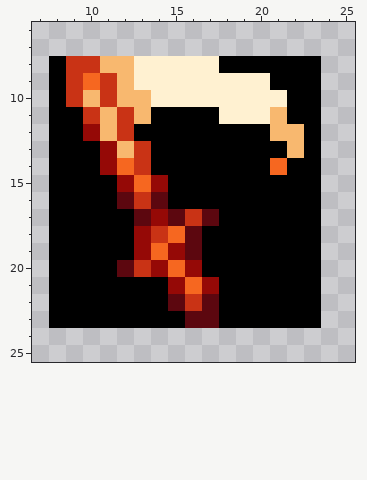
One commit to this pixel-art sprite: src/main/resources/assets/unofficial-monumenta-mod/textures/abilities/flamecaller/volcanic_combos.png. The picture above was drawn from the file before the commit.
The file is 32x32 pixels. Shown: x 7..25, y 6..25.
The result:
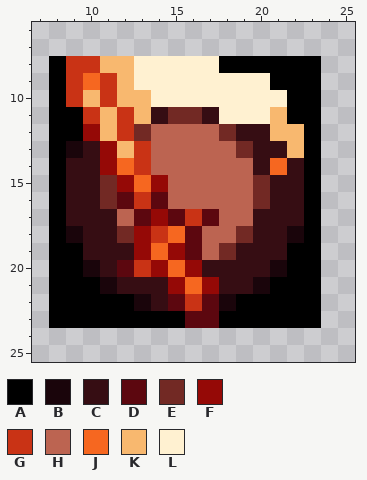
Palette (. is transparent): A #000000  B #1a050b  C #360d13  D #5c070f  E #722924  F #950906  G #c93315  H #bc6451  J #f66720  K #f8b86f  L #fff1d1
What changed:
Colour A gives way to colour B in row 13 at x 9; in row 18 at x 9 and 22; in row 20 at x 10 and 21; in row 21 at x 11 and 20; in row 22 at x 13 and 18.
Colour A gives way to colour C in row 11 at x 14 and 17; in row 12 at x 19 to 20; in row 13 at x 10 and 20 to 21; in row 14 at x 9 to 10, 20 and 22; in rows 15 to 16 at x 9 to 10 and 21 to 22; in row 17 at x 9 to 11 and 20 to 22.
Colour A gives way to colour C in row 18 at x 10 to 11 and 20 to 21; in row 19 at x 10 to 12 and 19 to 21; in row 20 at x 11 and 17 to 20; in row 21 at x 12 to 14 and 18 to 19; in row 22 at x 14.
Colour A gives way to colour E in row 11 at x 15 to 16; in row 12 at x 13 and 18; in row 13 at x 19; in rows 15 to 16 at x 11 and 20; in row 18 at x 12 and 19; in row 19 at x 18.
Colour A gives way to colour H in row 12 at x 14 to 17; in row 13 at x 14 to 18; in row 14 at x 14 to 19; in rows 15 to 16 at x 15 to 19; in row 17 at x 12 and 18 to 19; in row 18 at x 17 to 18.
Colour A gives way to colour H in row 19 at x 17.
